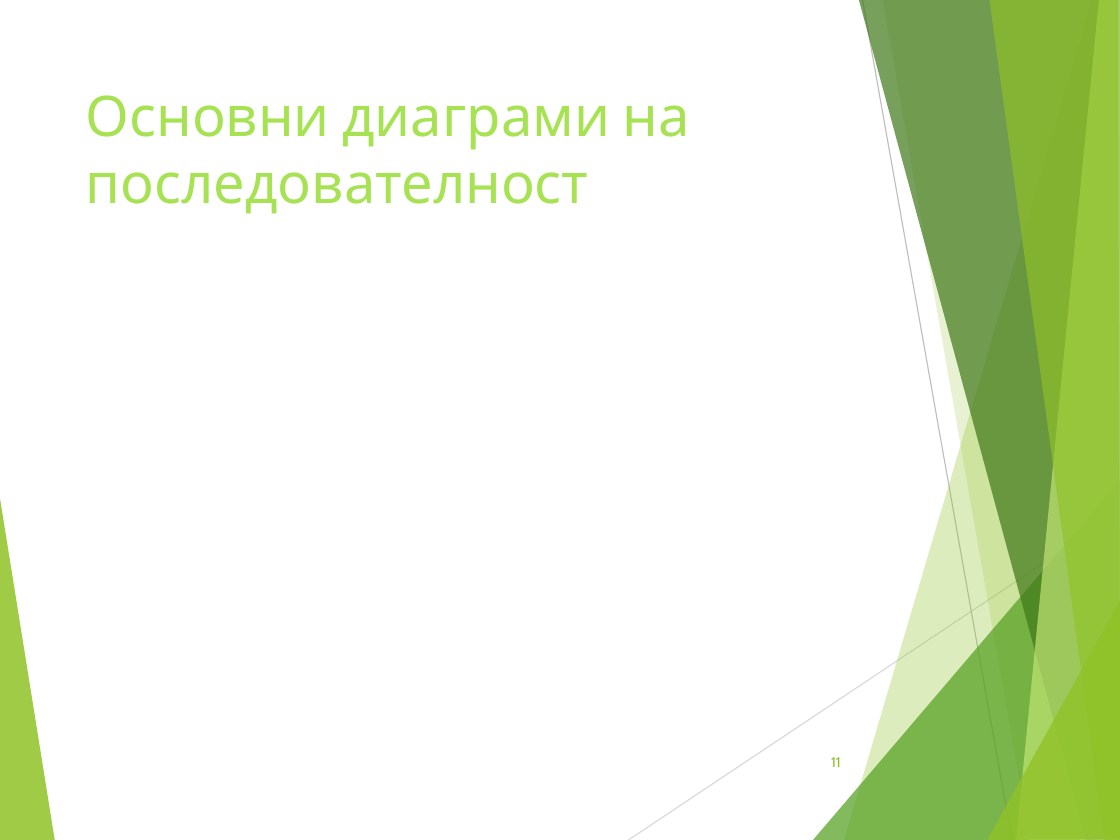
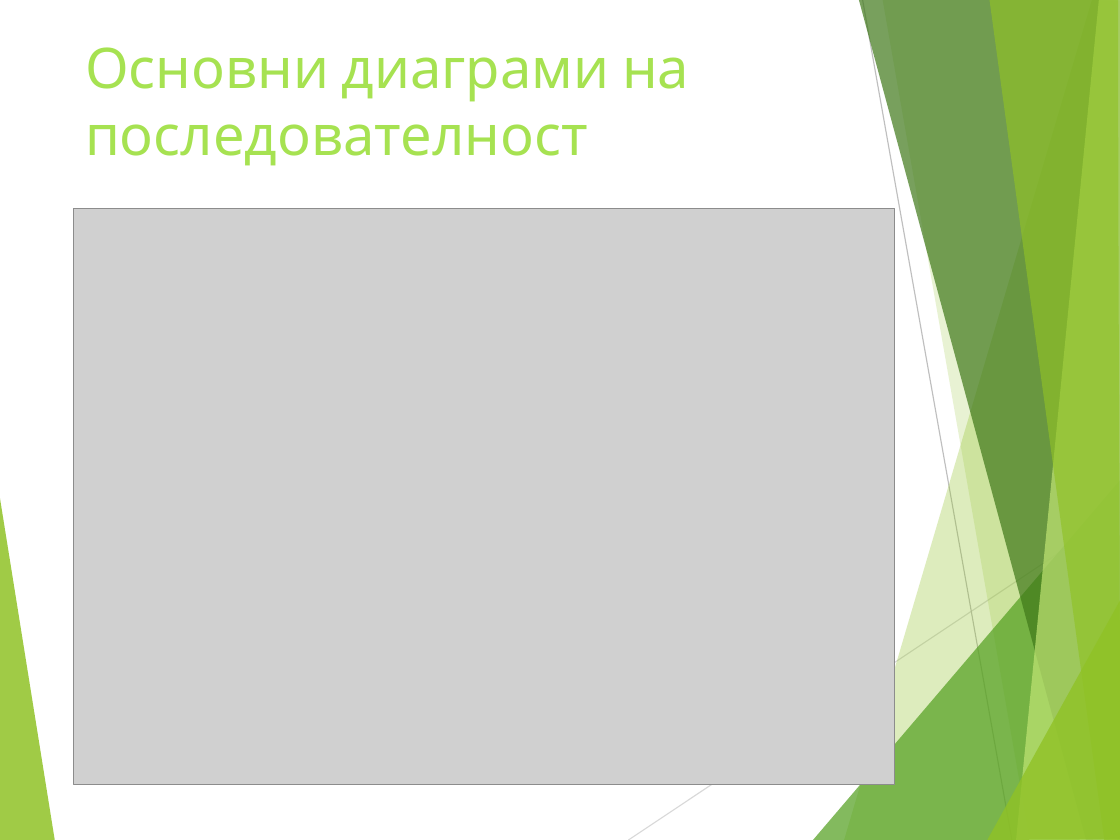
Before and after one commit to ivanchuchulski/fmi-requirements-analisys, a slide deck: slide 14 of rezervito-hw-05/Rezervito_Presentation_62121_62151_62167.pptx (slide 11 before the commit). Drawn at 1120x840 pixels with LibreOffice and Linux fonts; fonts in the diff are those of the drawing; grey boxes stand for pictures. Boxes give left, top, right and bottom in pixels: in the first picture for what was removed or moved away, otherwise in the second. Text is boxed around its words. In the diff, an @@ line names an element or a change of style, - is before the commit and + after.

```diff
--- a/rezervito-hw-05/Rezervito_Presentation_62121_62151_62167.pptx
+++ b/rezervito-hw-05/Rezervito_Presentation_62121_62151_62167.pptx
@@ title "Основни диаграми на последователност": place and size @@
-title "Основни диаграми на последователност" at <box>86,95,690,214</box>
+title "Основни диаграми на последователност" at <box>85,47,689,166</box>
@@ picture added at <box>74,208,895,785</box> @@
@@ page number removed at <box>831,757,841,767</box> @@
-11
```
Also in this commit, not shown: 14 other slides changed, 9 slides added, 16 other files.
